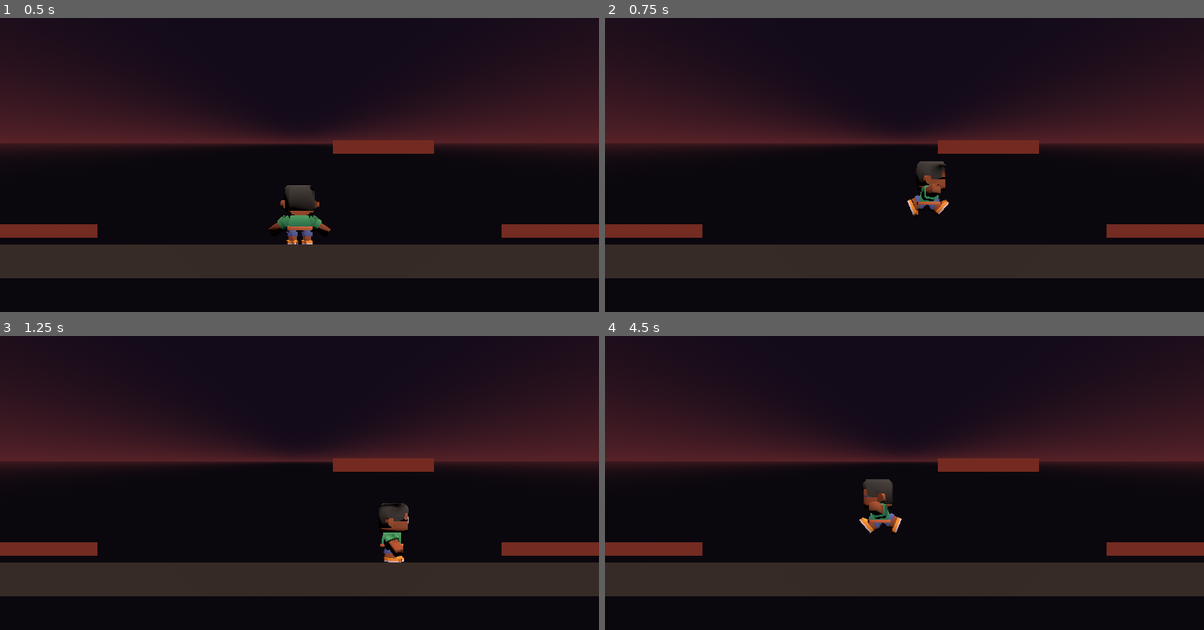
Above: before the commit, frames 1-4 (two rows, left to right).
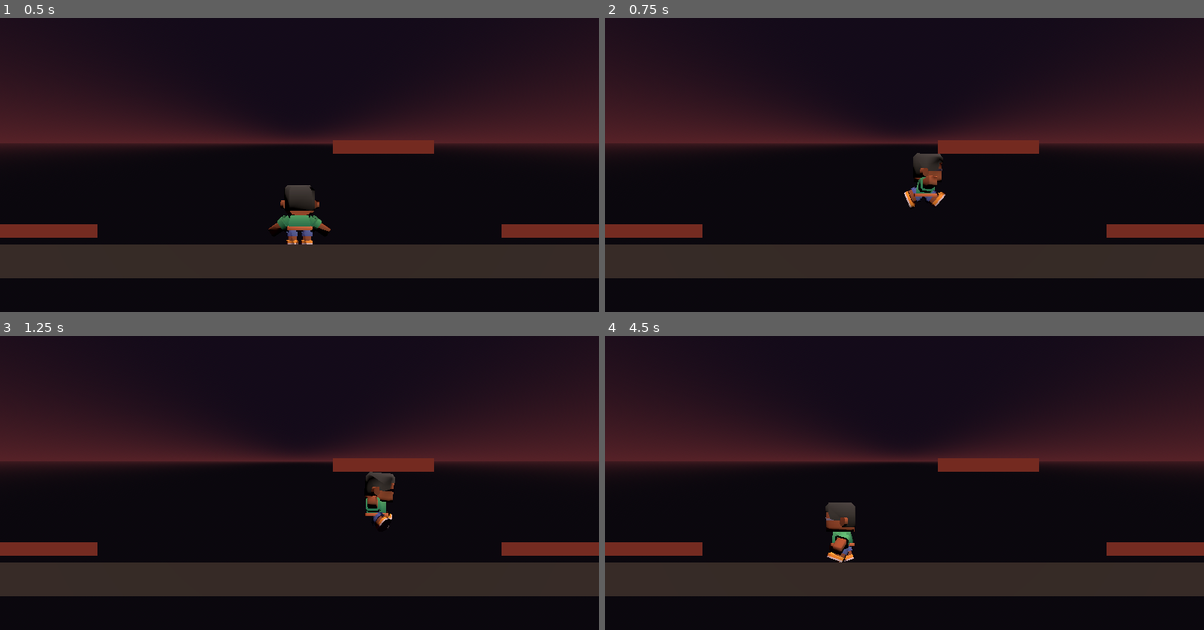
Above: after the commit, the same moments.

Repository: Sangope/DuelsSouls
Game: Godot game, scene res://main.tscn
Two runs of this game, one before a commit and one after it. Both use one fixed random seed, a clock stepped at 60 frames per second and the inputs below.
Inputs:
- Up to frame 1 (0.5 s): no input
- Up to frame 2 (0.75 s): tap Enter at 0.5 s; hold D (move_right) from 0.53 s (still down); tap Space (saltar) at 0.6 s
- Up to frame 3 (1.25 s): keep holding D (move_right); tap Space (saltar) at 0.77, 1.07 s
- Up to frame 4 (4.5 s): release D (move_right) at 1.28 s; hold A (move_left) 1.28-2.03 s; tap Space (saltar) at 1.35, 1.52, 1.82, 2.1, 2.85, 3.02, 3.32, 3.6, 3.77, 4.07, 4.35 s; hold D (move_right) 2.03-2.78 s; hold W (move_up) 2.78-3.53 s; hold A (move_left) from 3.53 s (still down)

Frame 1 is identical in both runs. In frame 2, 0.8% of the frame differs, in the area x 49-58%, y 45-68%; in frame 3, 1.1%; in frame 4, 1.5%, in the area x 36-50%, y 48-78%.

Commit message:
T7 N1 - Tarea A - rapidez y salto por altura

Diff:
--- a/personaje.gd
+++ b/personaje.gd
@@ -1,8 +1,8 @@
 extends CharacterBody3D
 
-@export var speed = 4.0
-@export var gravedad = 9.8
-@export var fuerza_salto = 6.0
+@export var speed = 3.5
+@export var gravedad = 28.0
+@export var altura_salto = 1.4
 @onready var anim = $Modelo/AnimationPlayer
 
 # Enchufes: otros scripts (las acciones del juego) cambian estas tres variables.
@@ -15,7 +15,7 @@
 	if not is_on_floor():
 		velocity.y -= gravedad * delta
 	elif Input.is_action_just_pressed("saltar"):
-		velocity.y = fuerza_salto
+		velocity.y = sqrt(2 * gravedad * altura_salto)
 
 	var lado = Input.get_axis("move_left", "move_right")
 	velocity.x = lado * speed * multiplicador + empuje.x
